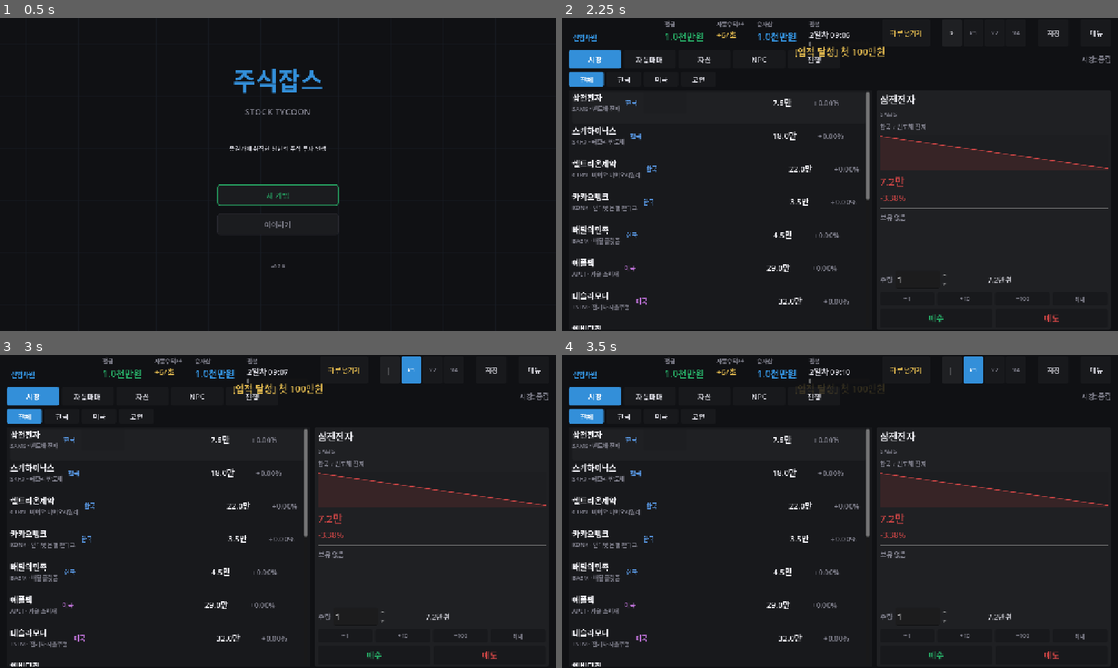
Above: before the commit, frames 1-4 (two rows, left to right).
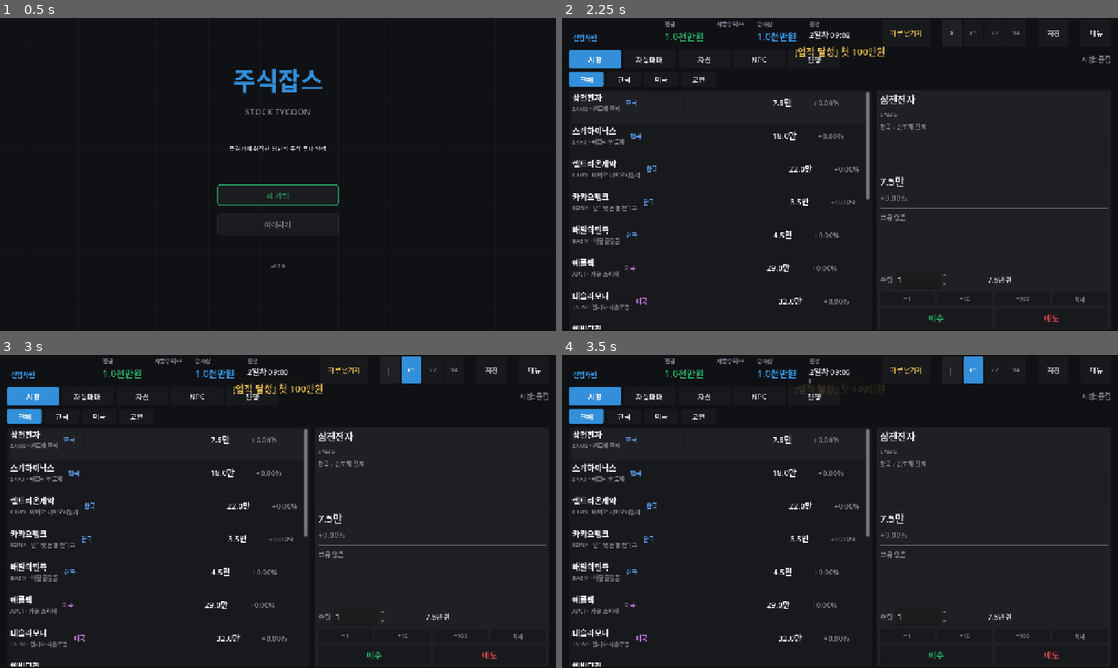
Above: after the commit, the same moments.

Repository: jettiy/StockTycoon
Game: Godot game, scene res://scenes/boot.tscn
Same seed, same stepped clock (60 frames per second), same inputs: the game is played once before the commit and once after it.
Inputs:
- Up to frame 1 (0.5 s): no input
- Up to frame 2 (2.25 s): click "새 게임" at 0.5 s; click "하루 넘기기" at 1.25 s; click "||" at 2 s
- Up to frame 3 (3 s): click ">" at 2.75 s
- Up to frame 4 (3.5 s): no input

Frame 1 is identical in both runs. In frame 2, 2.6% of the frame differs, in the area x 27-99%, y 4-85%; in frame 3, 2.6%; in frame 4, 2.6%.

Commit message:
fix: 게임 속도 전반적 조정 — 숫자 변화 안정화
게임 클럭:
- 1게임일 = 120초 → 240초 (4분, 2배 느리게)
- x1: 4분/일, x2: 2분/일, x4: 1분/일

주가 틱:
- 2초 → 4초 (주가 깜빡임 감소)

패시브 수익 틱:
- 5초 → 8초 (현금 숫자 변화 빈도 감소)

game_time_acceleration:
- 10.0 → 30.0 (실제 시간 비율 일치)
- 기존: 120초/일에 5초 틱×가속10 = 하루 수익의 2.4배 과다 지급
- 개선: 240초/일에 8초 틱×가속30 = 하루 수익의 1.0배 정확 지급
- 밸런스 수치(배당률/이자율/임대액)는 변경 없음

테스트: 32/32 통과

Diff:
--- a/data/balance.json
+++ b/data/balance.json
@@ -161,7 +161,7 @@
     }
   ],
   "market": {
-    "tick_interval_seconds": 2.0,
+    "tick_interval_seconds": 4.0,
     "history_length": 60,
     "market_cycle_period": 120.0,
     "market_cycle_amplitude": 0.6
@@ -178,8 +178,8 @@
       "island": 1000000
     },
     "interest_rate_daily": 0.00003,
-    "tick_income_interval": 5.0,
-    "game_time_acceleration": 10.0,
+    "tick_income_interval": 8.0,
+    "game_time_acceleration": 30.0,
     "passive_display_enabled": true,
     "daily_dividend_cap_pct": 0.05,
     "daily_rental_cap_pct": 0.03,
--- a/data/businesses.json
+++ b/data/businesses.json
@@ -8,7 +8,7 @@
     "max_employees": 5,
     "employee_hire_energy_cost": 3,
     "event_chance_daily": 0.12,
-    "game_accel": 10.0
+    "game_accel": 30.0
   },
   "businesses": [
     {
--- a/scripts/autoload/GameClockManager.gd
+++ b/scripts/autoload/GameClockManager.gd
@@ -7,7 +7,7 @@
 signal day_advanced(result: Dictionary)
 signal time_tick(day: int, progress: float)
 
-var real_seconds_per_game_day: float = 120.0
+var real_seconds_per_game_day: float = 240.0
 var day_progress: float = 0.0
 var is_paused: bool = false
 var speed_multiplier: float = 1.0
--- a/scripts/autoload/MarketSim.gd
+++ b/scripts/autoload/MarketSim.gd
@@ -11,7 +11,7 @@
 var _tick_timer: float = 0.0
 var _elapsed: float = 0.0
 
-var _tick_interval: float = 2.0
+var _tick_interval: float = 4.0
 var _history_length: int = 60
 var _cycle_period: float = 120.0
 var _cycle_amplitude: float = 0.6
--- a/scripts/autoload/PassiveIncomeManager.gd
+++ b/scripts/autoload/PassiveIncomeManager.gd
@@ -9,7 +9,7 @@
 var _tick_timer: float = 0.0
 var _tick_interval: float = 5.0
 var _interest_rate: float = 0.00003  # 일일 이율
-var _game_accel: float = 10.0  # 1틱 = 게임상 1/N일
+var _game_accel: float = 30.0  # 1틱 = 게임상 1/N일
 var _config: Dictionary = {}
 
 # 일일 캡 (순자산 대비 %)
